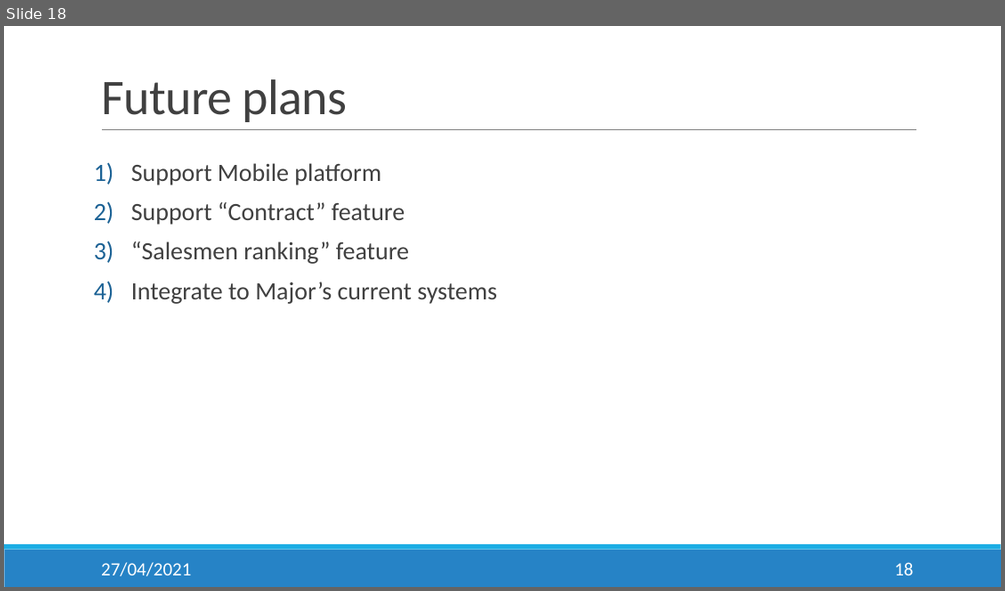
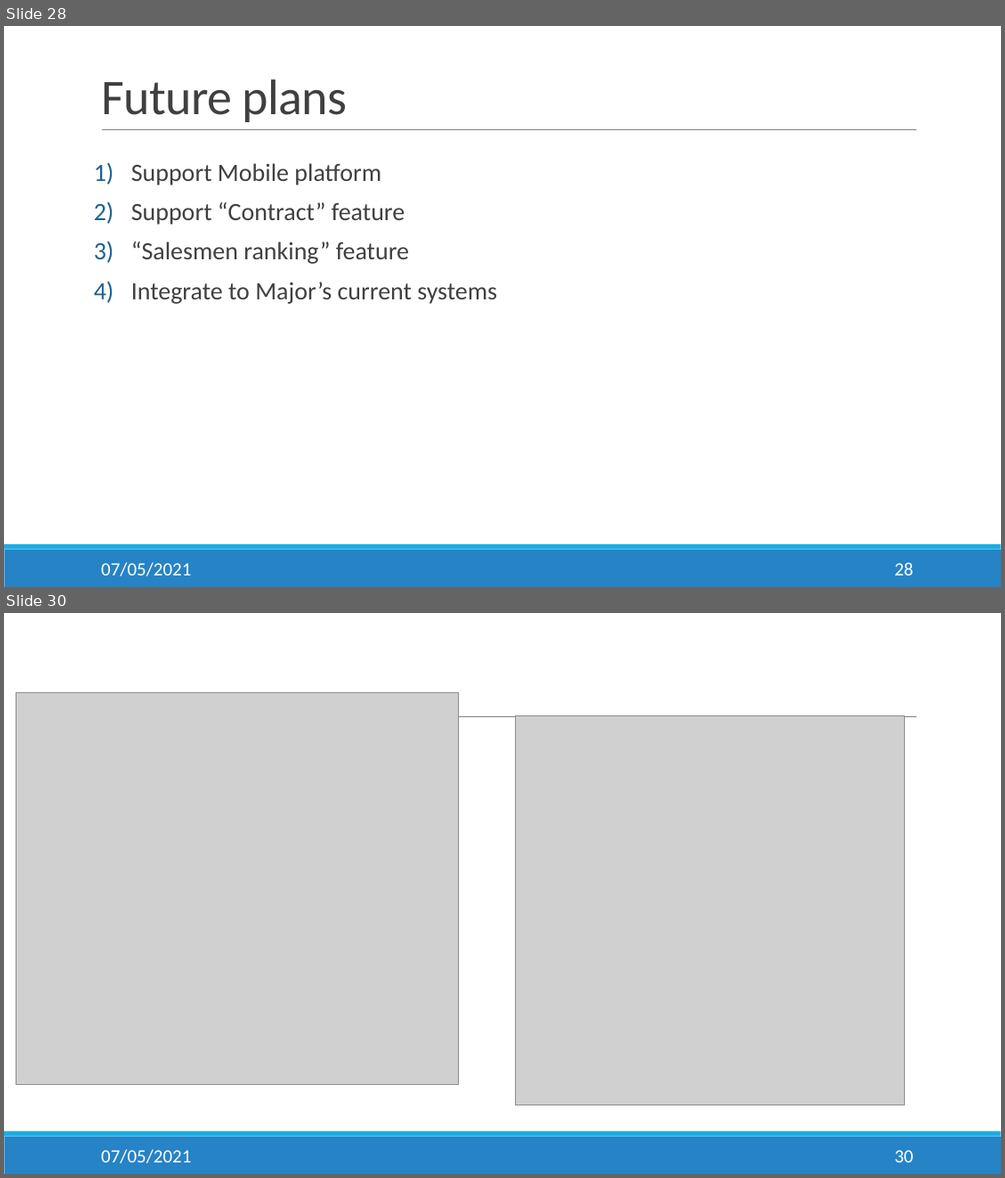
Before and after one commit to salesmgt/documentation, a slide deck: presentations/Slides.pptx. Shown one above the other, each under a label of ours: slide 18 before the commit, slides 28 and 30 after it; the slides between them are not shown. The pictures are 1005x591 and 1005x1178 pixels, drawn with LibreOffice and Linux fonts; fonts in the diff are those of the drawing; grey boxes stand for pictures. Boxes give left, top, right and bottom in pixels: in the first picture for what was removed or moved away, otherwise in the second. Text is boxed around its words. In the diff, an @@ line names an element or a change of style, - is before the commit and + after.

```diff
--- a/presentations/Slides.pptx
+++ b/presentations/Slides.pptx
@@ slide 30 added at bbox=[4, 613, 1001, 1174], background #FFFFFF; not listed: 3 template elements that a slide beside it also shows @@
@@ picture added at bbox=[16, 693, 459, 1084] @@
@@ picture added at bbox=[516, 715, 905, 1105] @@
@@ text added at bbox=[101, 1149, 191, 1163], 18 pt, text #FFFFFF @@
+07/05/2021
@@ page number added at bbox=[894, 1150, 913, 1162], 18 pt, text #FFFFFF @@
+30
@@ what was slide 18 is now slide 28 @@
@@ slide 28 changed as well @@
@@ text at bbox=[101, 562, 191, 576]: text changed @@
-27/04/2021
+07/05/2021
@@ page number at bbox=[894, 562, 913, 575]: text changed @@
-18
+28
```
Also in this commit, not shown: 14 other slides changed, 14 other slides added, 3 slides removed, 1 other file.
